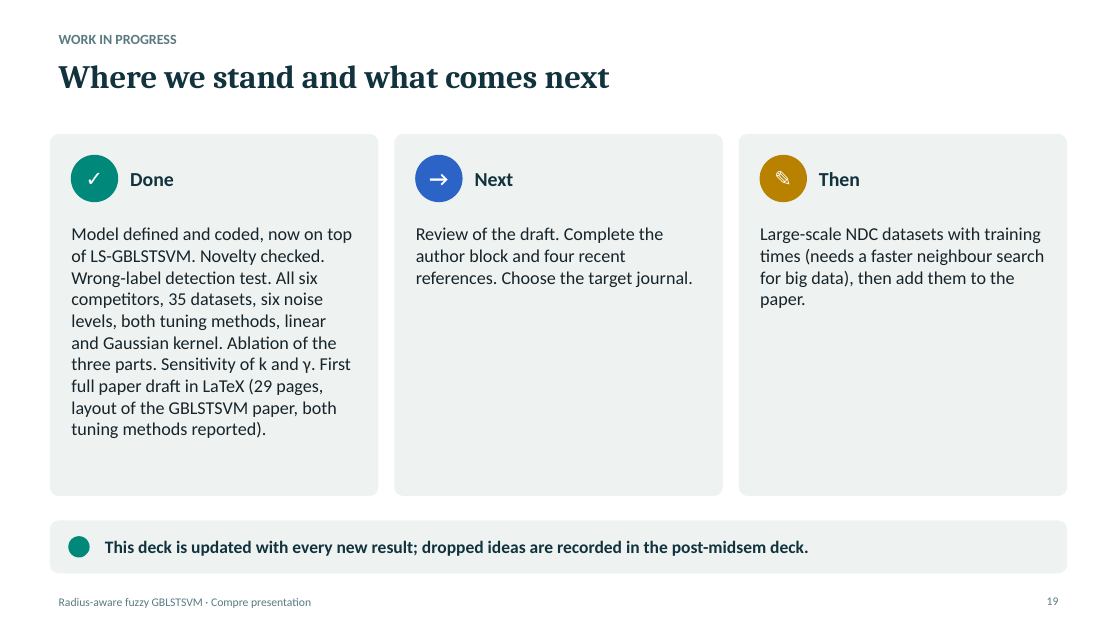
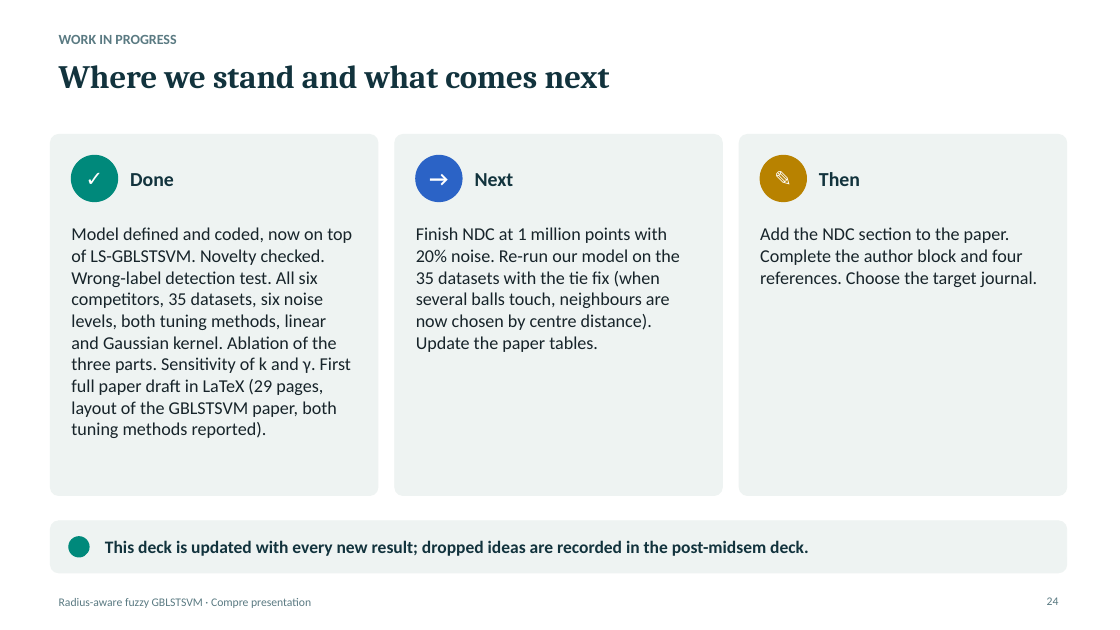
Before and after one commit to Jayagna/GBLSTSVM, a slide deck: slide 24 of reports/compre/compre_presentation.pptx (slide 19 before the commit). Drawn at 1120x630 pixels with LibreOffice and Linux fonts; fonts in the diff are those of the drawing. Boxes give left, top, right and bottom in pixels: in the first picture for what was removed or moved away, otherwise in the second. Text is boxed around its words. In the diff, an @@ line names an element or a change of style, - is before the commit and + after.

```diff
--- a/reports/compre/compre_presentation.pptx
+++ b/reports/compre/compre_presentation.pptx
@@ text at [416,227,680,352]: text changed @@
-Review of the draft. Complete the author block and four recent references. Choose the target journal.
+Finish NDC at 1 million points with 20% noise. Re-run our model on the 35 datasets with the tie fix (when several balls touch, neighbours are now chosen by centre distance). Update the paper tables.
@@ text at [760,227,1037,287]: text changed @@
-Large-scale NDC datasets with training times (needs a faster neighbour search for big data), then add them to the paper.
+Add the NDC section to the paper. Complete the author block and four references. Choose the target journal.
@@ page number at [1047,597,1059,605]: text changed @@
-19
+24
```
Also in this commit, not shown: 7 other slides changed, 5 slides added, 4 other files.
